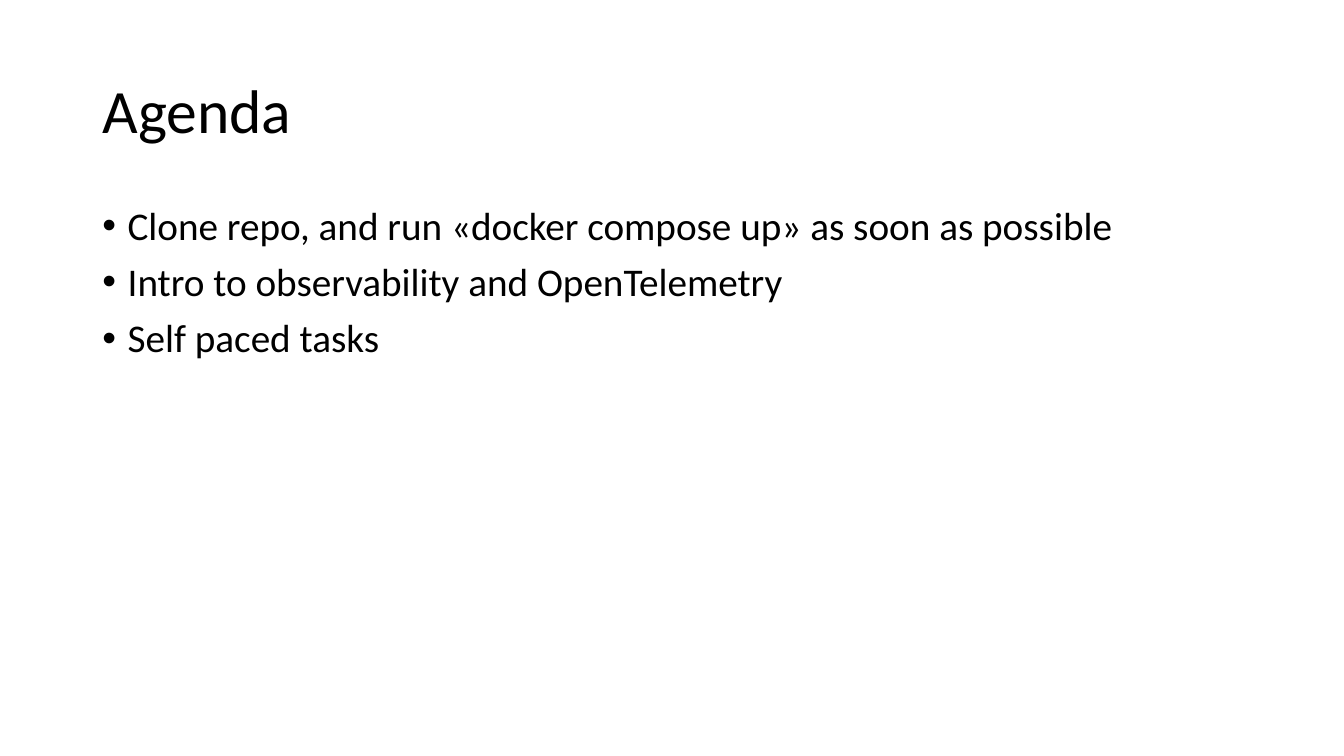
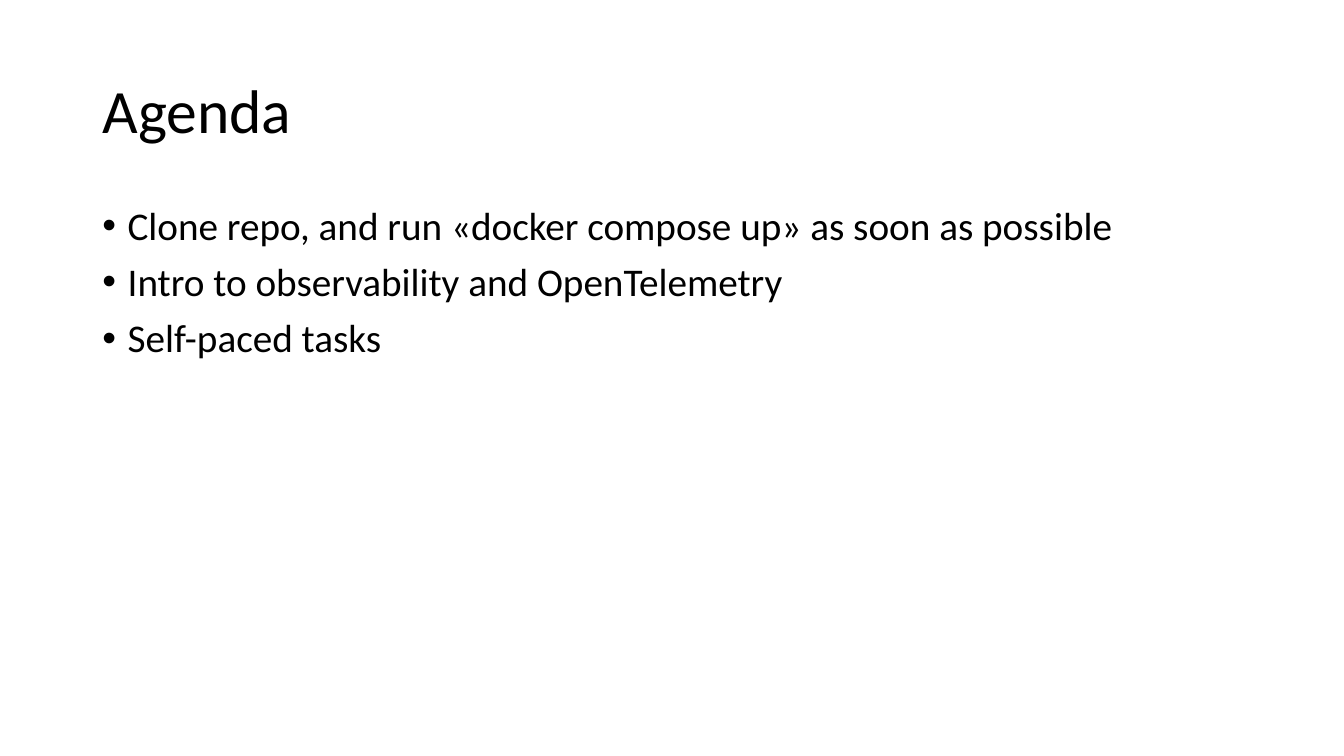
Before and after one commit to rogerhmar/OTEL-NDC-2024, a slide deck: slide 5 of observability.pptx. Drawn at 1344x756 pixels with LibreOffice and Linux fonts; fonts in the diff are those of the drawing. Boxes give left, top, right and bottom in pixels: in the first picture for what was removed or moved away, otherwise in the second. Text is boxed around its words. In the diff, an @@ line names an element or a change of style, - is before the commit and + after.

```diff
--- a/observability.pptx
+++ b/observability.pptx
@@ text at (128,324,381,359): text changed @@
-• Self paced tasks
+• Self-paced tasks
```
Also in this commit, not shown: 2 other slides changed.
